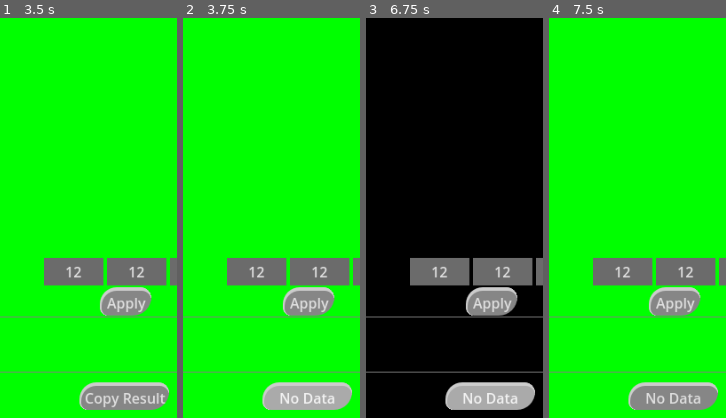
Above: before the commit, frames 1-4 (left to right).
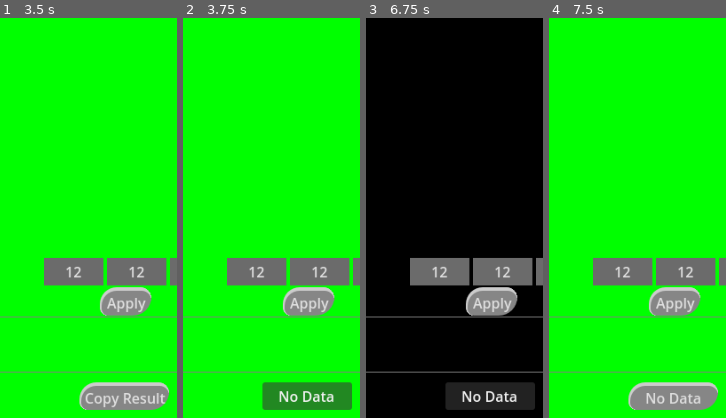
Above: after the commit, the same moments.

Repository: gManbio/VD-WS-Overlay
Game: Godot game, scene res://Menu.tscn
Same seed, same stepped clock (60 frames per second), same inputs: the game is played once before the commit and once after it.
Inputs (mouse positions are % of the whole screen's width and height, from its top left):
- Up to frame 1 (3.5 s): click "Nemesis Sector Timing" at 0.5 s; click (19, 82) at 1.27 s; type "12" at 1.35 s; click (51, 82) at 1.5 s; type "12" at 1.58 s; click (37, 61) at 1.73 s; type "12" at 1.82 s; click (55, 61) at 2.02 s; type "12" at 2.1 s; click (73, 61) at 2.25 s; type "12" at 2.33 s; click "green" at 2.75 s
- Up to frame 2 (3.75 s): click "Copy Result" at 3.5 s
- Up to frame 3 (6.75 s): click "Apply" at 4.25 s; click "green" at 5 s; click "Apply" at 5.75 s; click "Copy Result" at 6.5 s
- Up to frame 4 (7.5 s): click "green" at 7.25 s
The pictures show only the part of the screen within x 17-66%, y 29-79%; the shares and areas given below are measured in that part.

Frame 1 is identical in both runs. In frame 2, 3.5% of the frame differs, in the area x 44-96%, y 91-98%; in frame 3, 3.3%; in frame 4, nothing differs.
Error in both runs: Invalid access of index '-1' on a base object of type: 'PackedStringArray'. (res://nemesis_mode.gd:42)

Commit message:
button adjustments

Diff:
--- a/NewMainButton.tres
+++ b/NewMainButton.tres
@@ -1,25 +1,6 @@
-[gd_resource type="Theme" load_steps=4 format=3 uid="uid://dwvsgrp45xty2"]
+[gd_resource type="Theme" load_steps=2 format=3 uid="uid://dwvsgrp45xty2"]
 
 [ext_resource type="StyleBox" uid="uid://d36m1th6a44ss" path="res://button.tres" id="1_7tjap"]
 
-[sub_resource type="StyleBoxFlat" id="StyleBoxFlat_vlhf1"]
-bg_color = Color(0.666667, 0.666667, 0.666667, 1)
-border_width_left = 2
-border_width_top = 4
-corner_radius_top_left = 18
-corner_radius_top_right = 11
-corner_radius_bottom_right = 21
-corner_radius_bottom_left = 8
-shadow_color = Color(1, 0.733333, 0.972549, 0.6)
-
-[sub_resource type="StyleBoxFlat" id="StyleBoxFlat_ter70"]
-corner_radius_top_left = 18
-corner_radius_top_right = 11
-corner_radius_bottom_right = 21
-corner_radius_bottom_left = 8
-shadow_color = Color(1, 0.733333, 0.972549, 0.6)
-
 [resource]
-Button/styles/hover = SubResource("StyleBoxFlat_vlhf1")
 Button/styles/normal = ExtResource("1_7tjap")
-Button/styles/pressed = SubResource("StyleBoxFlat_ter70")
